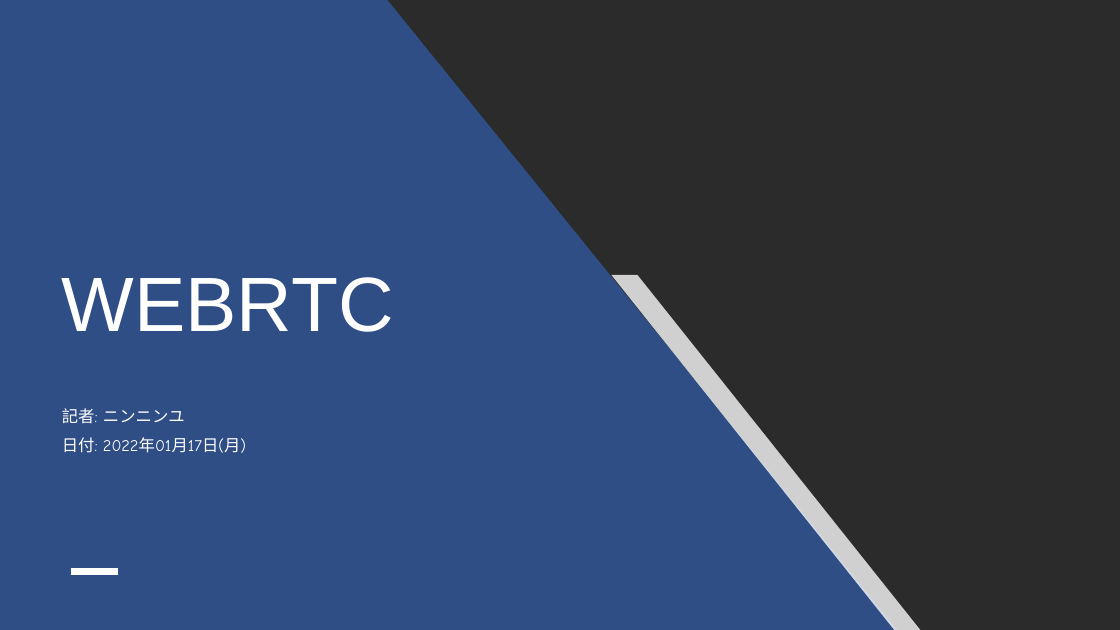
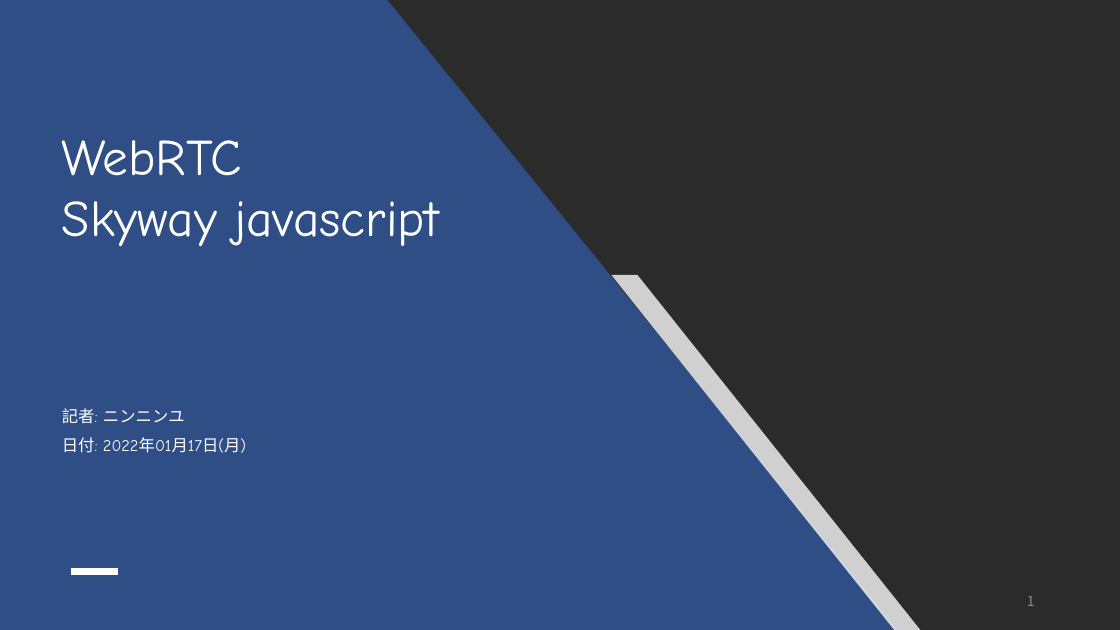
Before and after one commit to hninhnin95/webrtc-skyway, a slide deck: slide 1 of doc/勉強会_WebRTC_SkyWay.pptx. Drawn at 1120x630 pixels with LibreOffice and Linux fonts; fonts in the diff are those of the drawing; background and template pictures are left out; a plain dark background stands for a picture behind light text. Boxes give left, top, right and bottom in pixels: in the first picture for what was removed or moved away, otherwise in the second. Text is boxed around its words. In the diff, an @@ line names an element or a change of style, - is before the commit and + after.

```diff
--- a/doc/勉強会_WebRTC_SkyWay.pptx
+++ b/doc/勉強会_WebRTC_SkyWay.pptx
@@ text at (62,140,439,246): text changed; size 66 to 44 pt; font Arial to Comic Neue @@
-WEBRTC
+WebRTC
+Skyway javascript
@@ page number added at (1027,596,1035,606), 12 pt, text #8C8C8C @@
+1
```
Also in this commit, not shown: 12 other slides changed.
